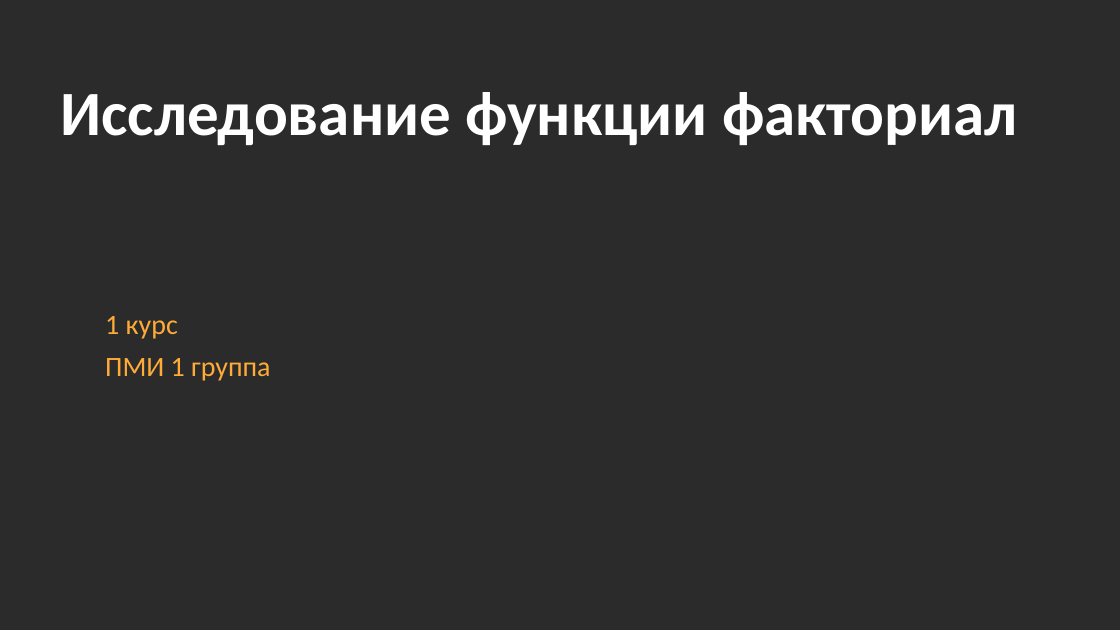
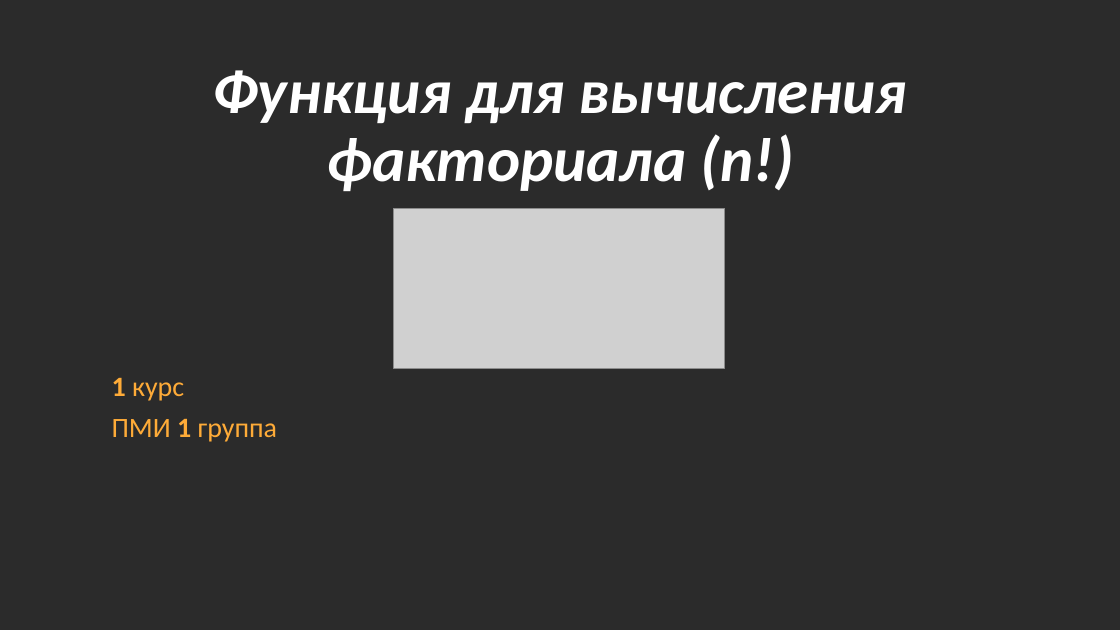
Before and after one commit to justannnnnn/pw, a slide deck: slide 1 of Проектная дейтельность.pptx. Drawn at 1120x630 pixels with LibreOffice and Linux fonts; fonts in the diff are those of the drawing; grey boxes stand for pictures; background and template pictures are left out; a plain dark background stands for a picture behind light text. Boxes give left, top, right and bottom in pixels: in the first picture for what was removed or moved away, otherwise in the second. Text is boxed around its words. In the diff, an @@ line names an element or a change of style, - is before the commit and + after.

```diff
--- a/Проектная дейтельность.pptx
+++ b/Проектная дейтельность.pptx
@@ title at box(212, 70, 907, 191): text changed; italic on @@
-Исследование функции факториал
+Функция для вычисления факториала (n!)
@@ picture added at box(393, 208, 725, 368) @@
@@ subtitle "1 курс": place and size @@
-subtitle "1 курс" at box(105, 316, 270, 381)
+subtitle "1 курс" at box(112, 378, 277, 442)
@@ subtitle "1 курс" at box(112, 378, 277, 442): bold on in "1", "1" @@
```
Also in this commit, not shown: 2 other slides changed.
